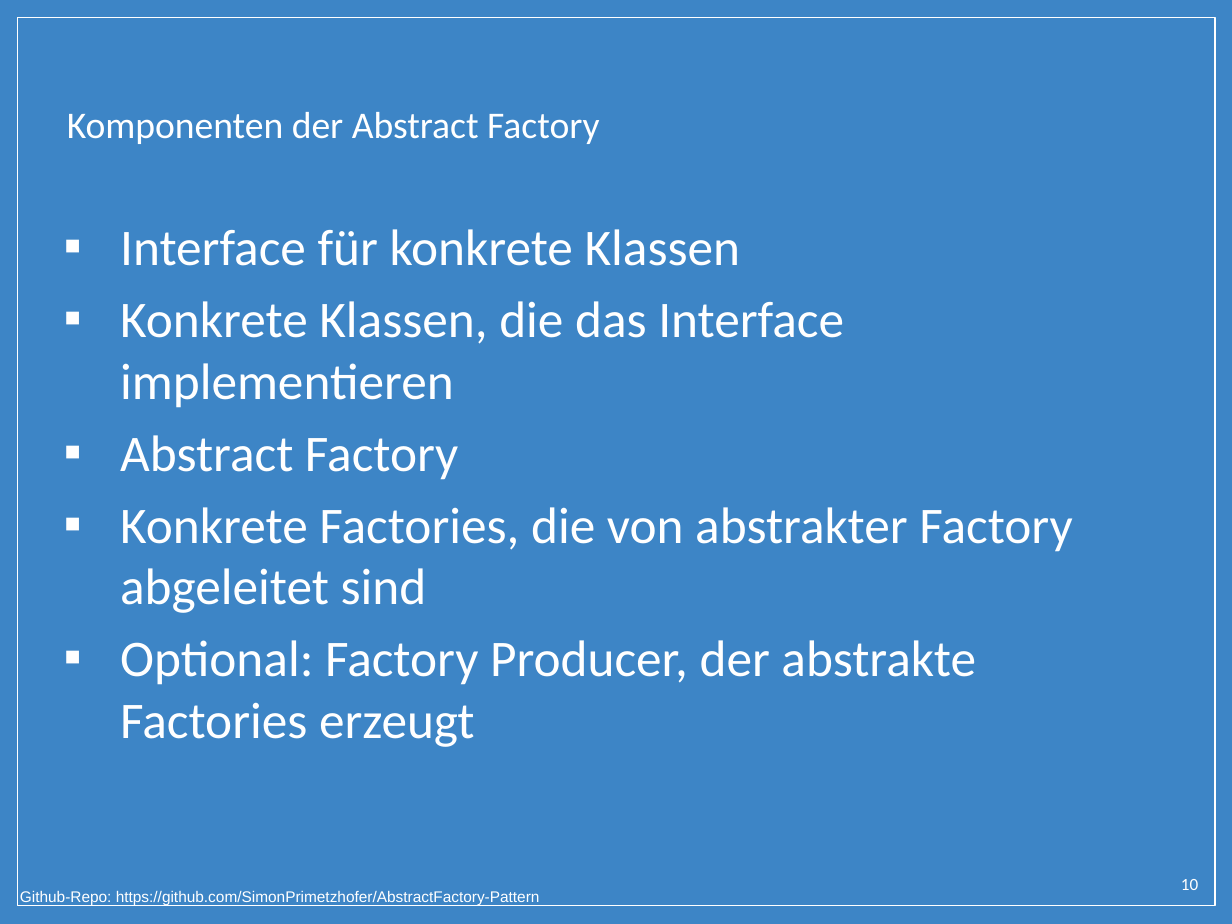
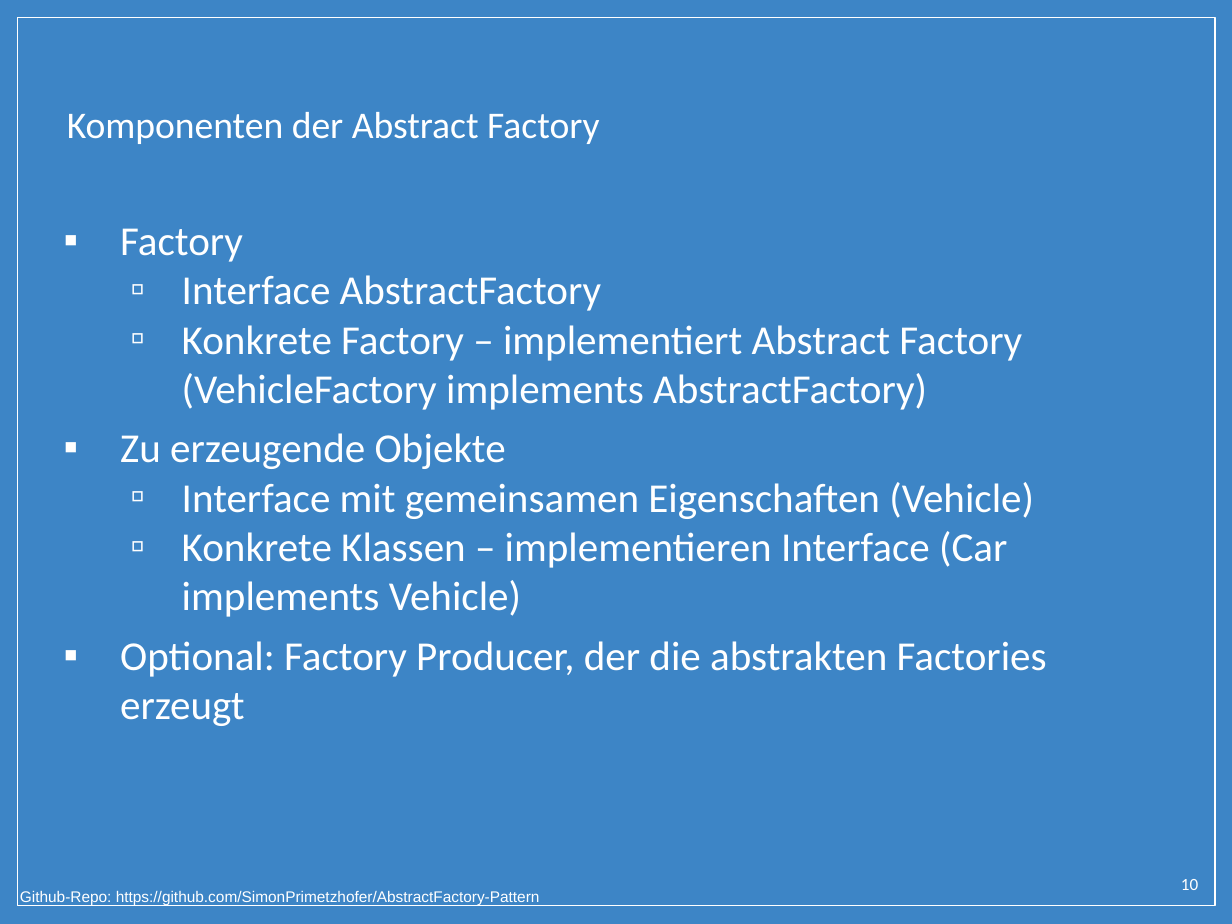
Before and after one commit to SimonPrimetzhofer/AbstractFactory-Pattern, a slide deck: slide 10 of Presentation/Abstract_Factory.pptx. Drawn at 1232x924 pixels with LibreOffice and Linux fonts; fonts in the diff are those of the drawing; background and template pictures are left out. Boxes give left, top, right and bottom in pixels: in the first picture for what was removed or moved away, otherwise in the second. Text is boxed around its words. In the diff, an @@ line names an element or a change of style, - is before the commit and + after.

```diff
--- a/Presentation/Abstract_Factory.pptx
+++ b/Presentation/Abstract_Factory.pptx
@@ text at box(120, 228, 1047, 726): text changed; size 30 to 24 pt @@
-▪ Interface für konkrete Klassen
-▪ Konkrete Klassen, die das Interface implementieren
-▪ Abstract Factory
-▪ Konkrete Factories, die von abstrakter Factory abgeleitet sind
-▪ Optional: Factory Producer, der abstrakte Factories erzeugt
+▪ Factory
+  ▫ Interface AbstractFactory
+  ▫ Konkrete Factory – implementiert Abstract Factory (VehicleFactory implements AbstractFactory)
+▪ Zu erzeugende Objekte
+  ▫ Interface mit gemeinsamen Eigenschaften (Vehicle)
+  ▫ Konkrete Klassen – implementieren Interface (Car implements Vehicle)
+▪ Optional: Factory Producer, der die abstrakten Factories erzeugt
```
Also in this commit, not shown: 9 other slides changed, 1 other file.
